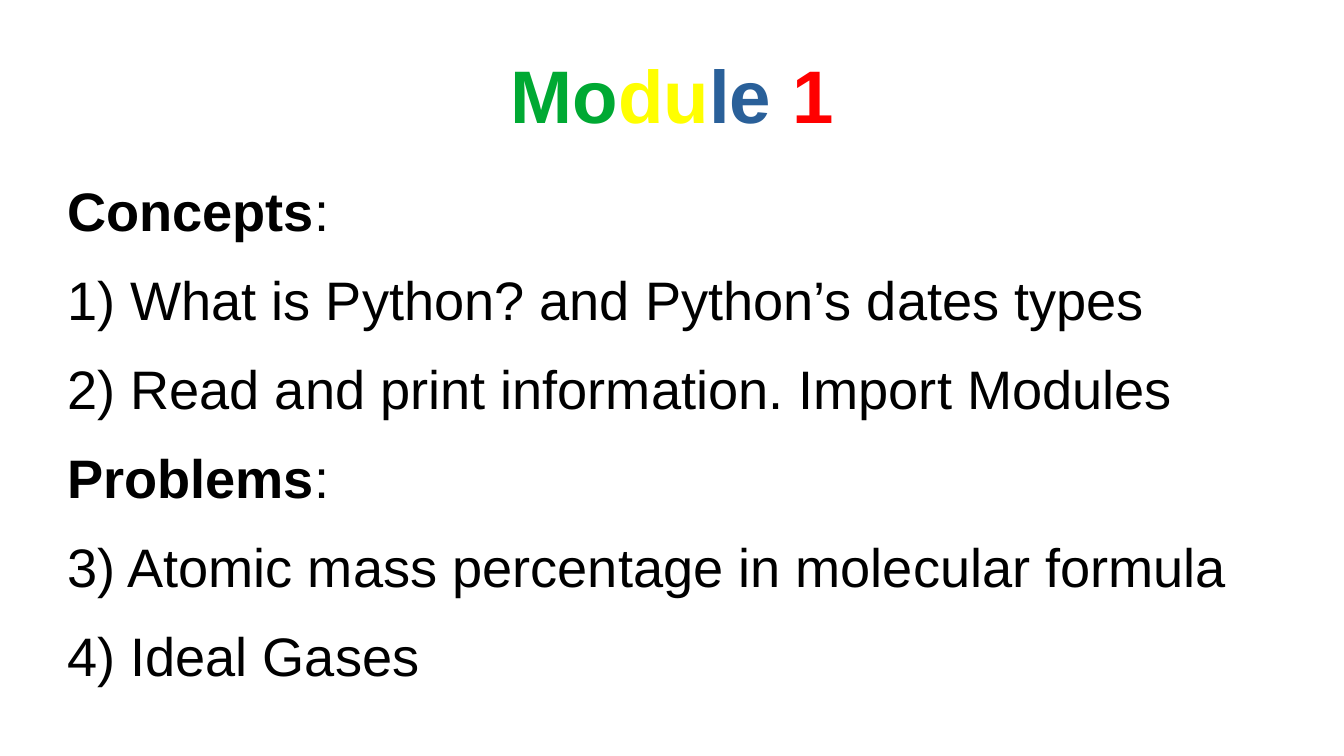
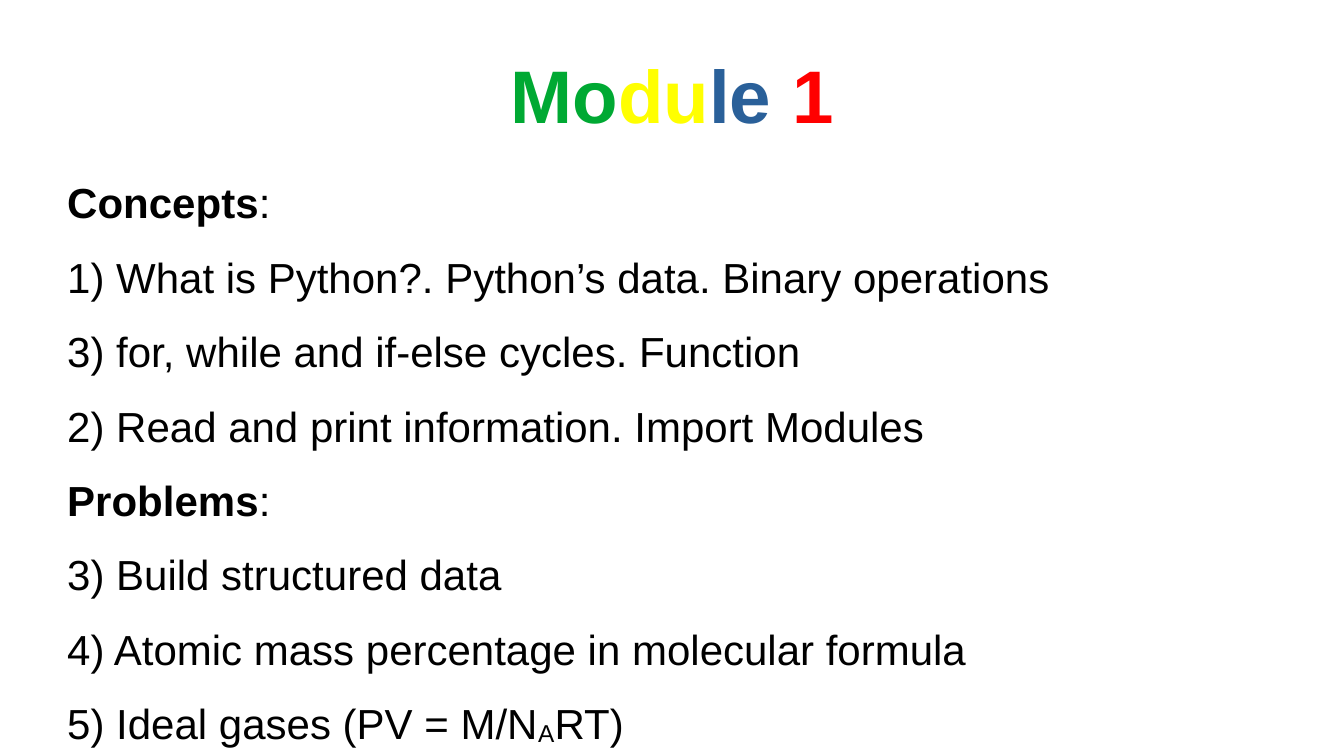
Before and after one commit to AndyDanian/chempyI, a slide deck: slide 3 of presentations/course_introduce.odp (slide 2 before the commit). Drawn at 1344x756 pixels with LibreOffice and Linux fonts; fonts in the diff are those of the drawing. Boxes give left, top, right and bottom in pixels: in the first picture for what was removed or moved away, otherwise in the second. Text is boxed around its words. In the diff, an @@ line names an element or a change of style, - is before the commit and + after.

Commit message:
frames for clase 2 of module 1

```diff
--- a/presentations/course_introduce.odp
+++ b/presentations/course_introduce.odp
@@ text at (x1=67, y1=188, x2=924, y2=517): size 32 to 24.8 pt in "Concepts:", "2) Read and print information. Import Modules", "Problems:" @@
@@ text at (x1=67, y1=262, x2=1049, y2=376): text changed; size 32 to 24.8 pt @@
-1) What is Python? and Python’s dates types
+1) What is Python?. Python’s data. Binary operations
+3) for, while and if-else cycles. Function
@@ text at (x1=67, y1=559, x2=966, y2=748): text changed; size 32 to 24.8 pt @@
-3) Atomic mass percentage in molecular formula
-4) Ideal Gases
+3) Build structured data
+4) Atomic mass percentage in molecular formula
+5) Ideal gases (PV = M/NART)
```
Also in this commit, not shown: 1 other slide changed, 1 slide added, 3 other files.
